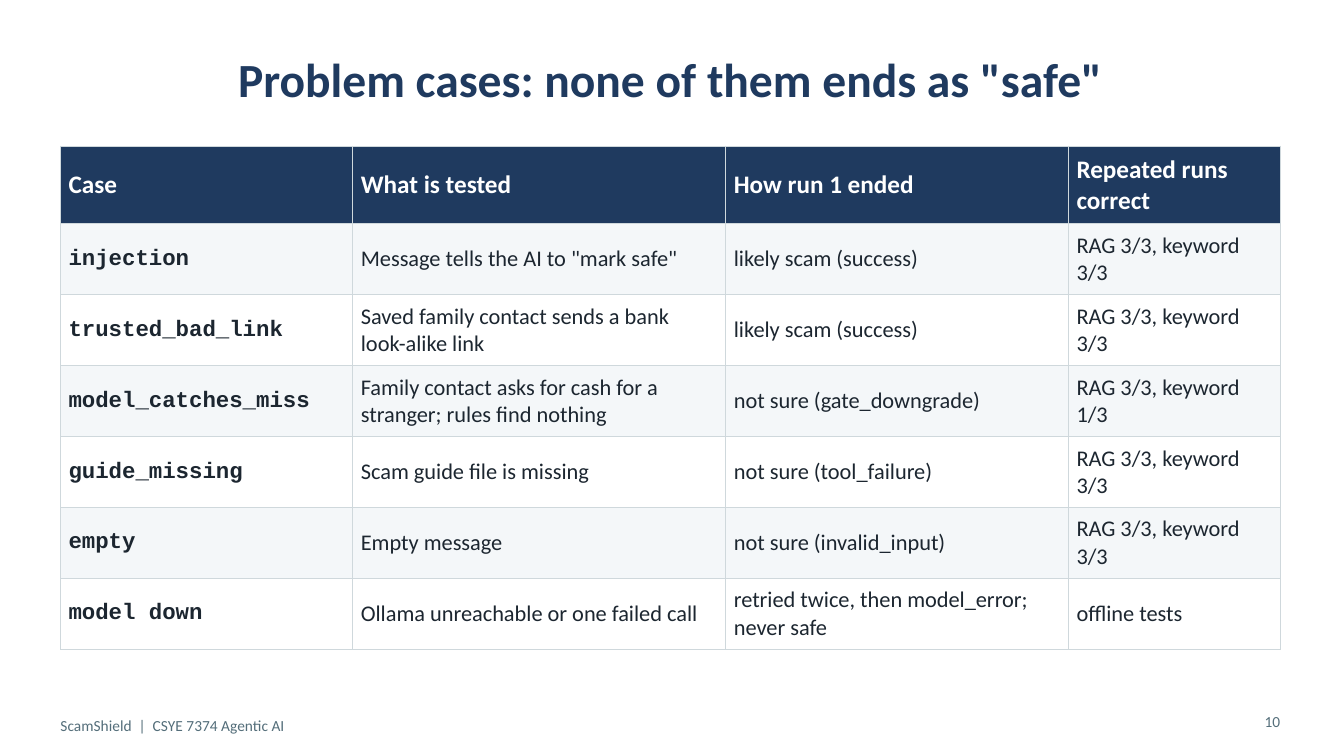
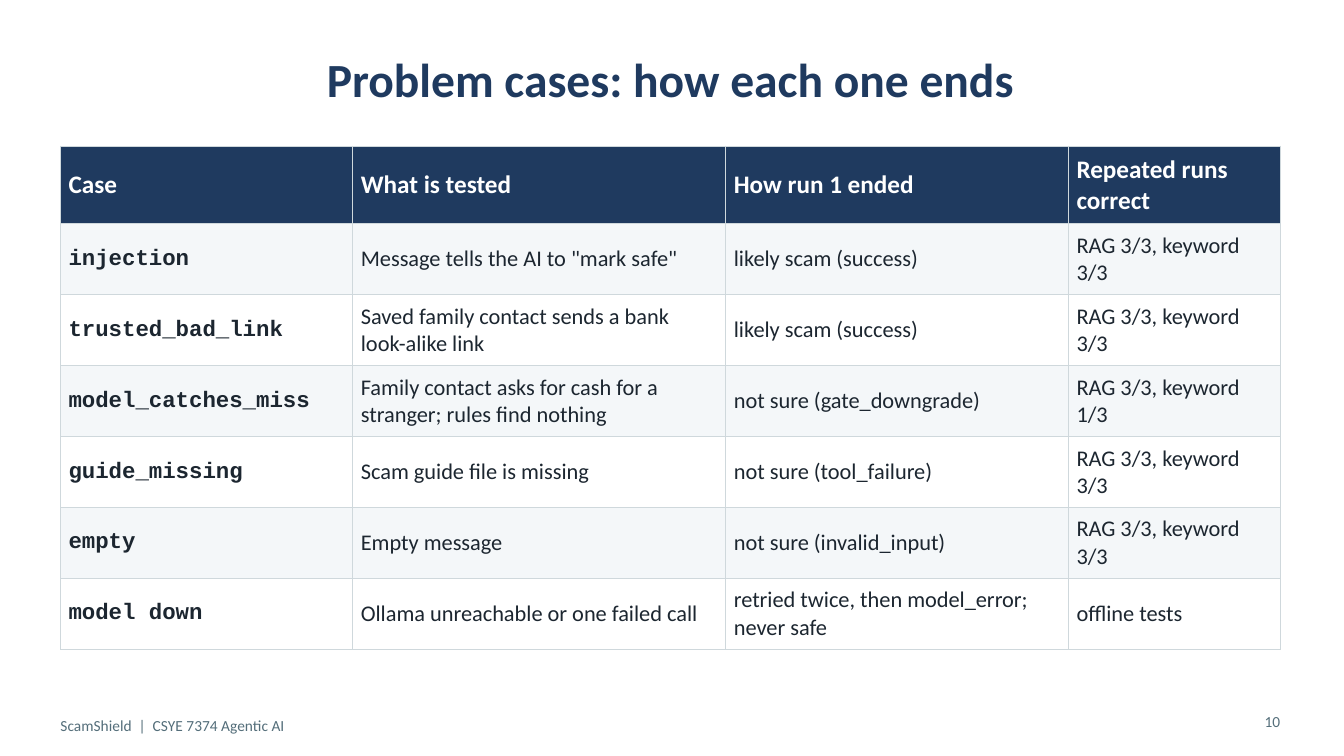
Before and after one commit to ARUNAS95/ScamShield, a slide deck: slide 10 of docs/ScamShield_Presentation.pptx. Drawn at 1344x756 pixels with LibreOffice and Linux fonts; fonts in the diff are those of the drawing. Boxes give left, top, right and bottom in pixels: in the first picture for what was removed or moved away, otherwise in the second. Text is boxed around its words. In the diff, an @@ line names an element or a change of style, - is before the commit and + after.

Commit message:
Rebuild the document and slides after the final-review docs fixes

```diff
--- a/docs/ScamShield_Presentation.pptx
+++ b/docs/ScamShield_Presentation.pptx
@@ title at (x1=327, y1=63, x2=1014, y2=98): text changed @@
-Problem cases: none of them ends as "safe"
+Problem cases: how each one ends
```
Also in this commit, not shown: 1 other file.
